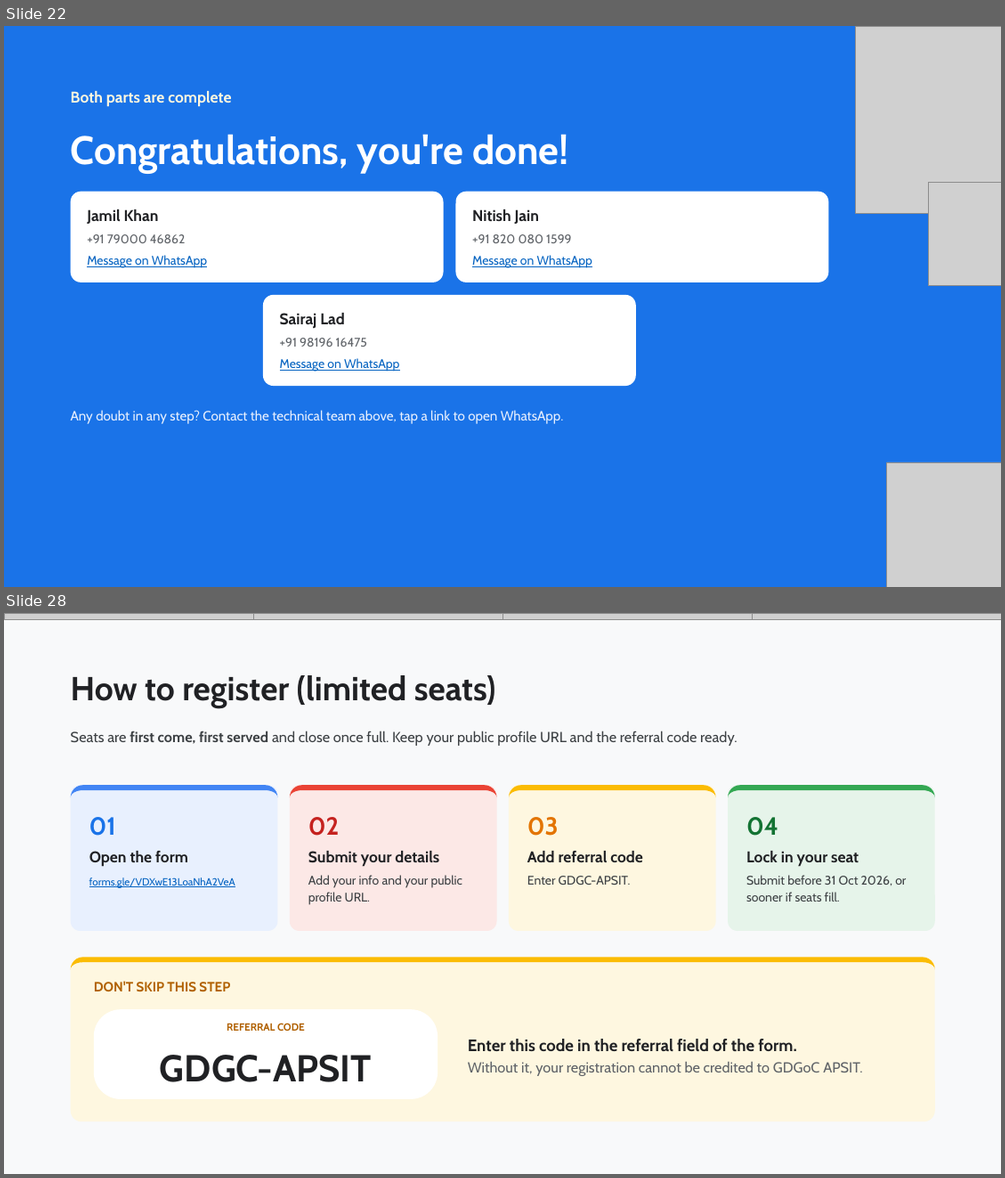
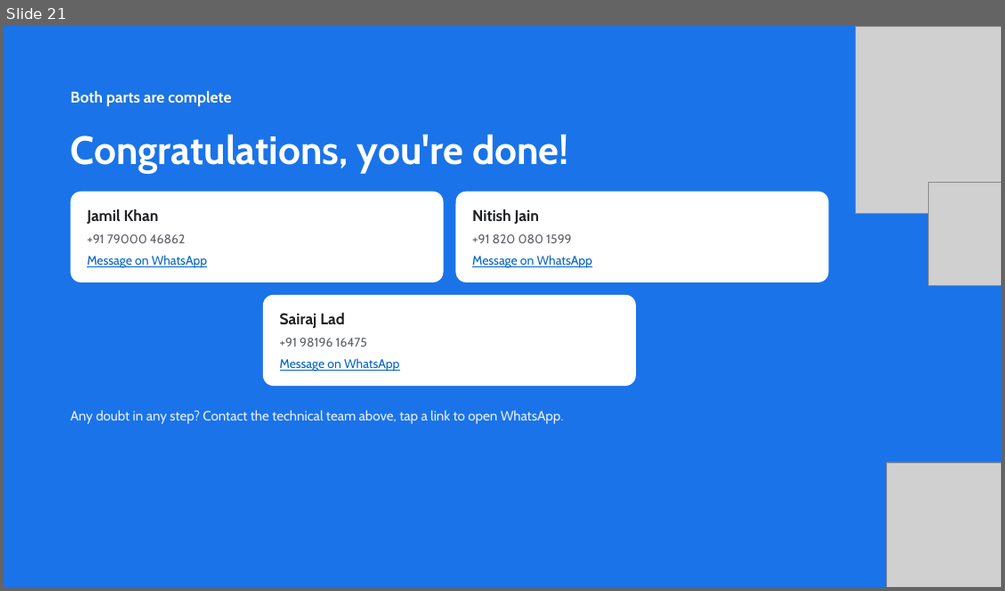
Before and after one commit to Viverun/Realism_Grade, a slide deck: Skill_Boost_Registration_Guide.pptx. Shown one above the other, each under a label of ours: slides 22 and 28 before the commit, slide 21 after it; the slides between them are not shown. The pictures are 1005x1178 and 1005x591 pixels, drawn with LibreOffice and Linux fonts; fonts in the diff are those of the drawing; grey boxes stand for pictures. Boxes give left, top, right and bottom in pixels: in the first picture for what was removed or moved away, otherwise in the second. Text is boxed around its words. In the diff, an @@ line names an element or a change of style, - is before the commit and + after.

```diff
--- a/Skill_Boost_Registration_Guide.pptx
+++ b/Skill_Boost_Registration_Guide.pptx
@@ slide 28 removed at [4,613,1001,1174], background #F8F9FA @@
@@ picture removed at [4,613,253,619] @@
@@ picture removed at [253,613,502,619] @@
@@ picture removed at [502,613,752,619] @@
@@ picture removed at [752,613,1001,619] @@
@@ title removed at [71,675,495,708] @@
-How to register (limited seats)
@@ text removed at [71,730,736,746] @@
-Seats are first come, first served and close once full. Keep your public profile URL and the referral code ready.
@@ rounded rectangle removed at [71,785,278,931] @@
@@ freeform shape removed at [71,785,278,931] @@
@@ rounded rectangle removed at [290,785,497,931] @@
@@ freeform shape removed at [290,785,497,931] @@
@@ rounded rectangle removed at [509,785,716,931] @@
@@ freeform shape removed at [509,785,716,931] @@
@@ rounded rectangle removed at [728,785,935,931] @@
@@ freeform shape removed at [728,785,935,931] @@
@@ text removed at [89,817,116,835] @@
-01
@@ text removed at [308,817,340,835] @@
-02
@@ text removed at [527,817,558,835] @@
-03
@@ text removed at [746,817,778,835] @@
-04
@@ text removed at [89,851,188,866] @@
-Open the form
@@ text removed at [308,851,439,866] @@
-Submit your details
@@ text removed at [527,851,643,862] @@
-Add referral code
@@ text removed at [746,851,858,866] @@
-Lock in your seat
@@ text removed at [89,877,235,888] @@
-forms.gle/VDXwE13LoaNhA2VeA
@@ text removed at [308,875,462,905] @@
-Add your info and your public profile URL.
@@ text removed at [527,876,631,884] @@
-Enter GDGC-APSIT.
@@ text removed at [746,875,906,901] @@
-Submit before 31 Oct 2026, or sooner if seats fill.
@@ rounded rectangle removed at [71,957,935,1121] @@
@@ freeform shape removed at [71,957,935,1121] @@
@@ text removed at [94,981,230,992] @@
-DON'T SKIP THIS STEP
@@ rounded rectangle removed at [94,1009,437,1099] @@
@@ text removed at [226,1022,305,1030] @@
-REFERRAL CODE
@@ text removed at [468,1038,863,1076] @@
-Enter this code in the referral field of the form.
-Without it, your registration cannot be credited to GDGoC APSIT.
@@ text removed at [160,1054,372,1082] @@
-GDGC-APSIT
@@ what was slide 22 is now slide 21 @@
```
Also in this commit, not shown: 1 slide changed, 8 other slides removed.
